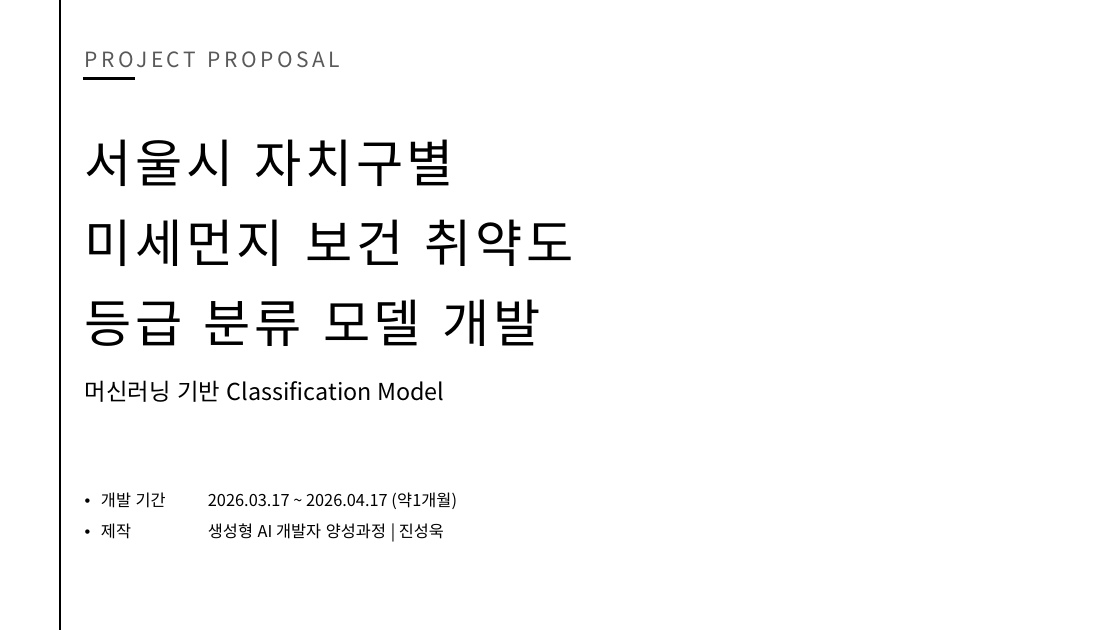
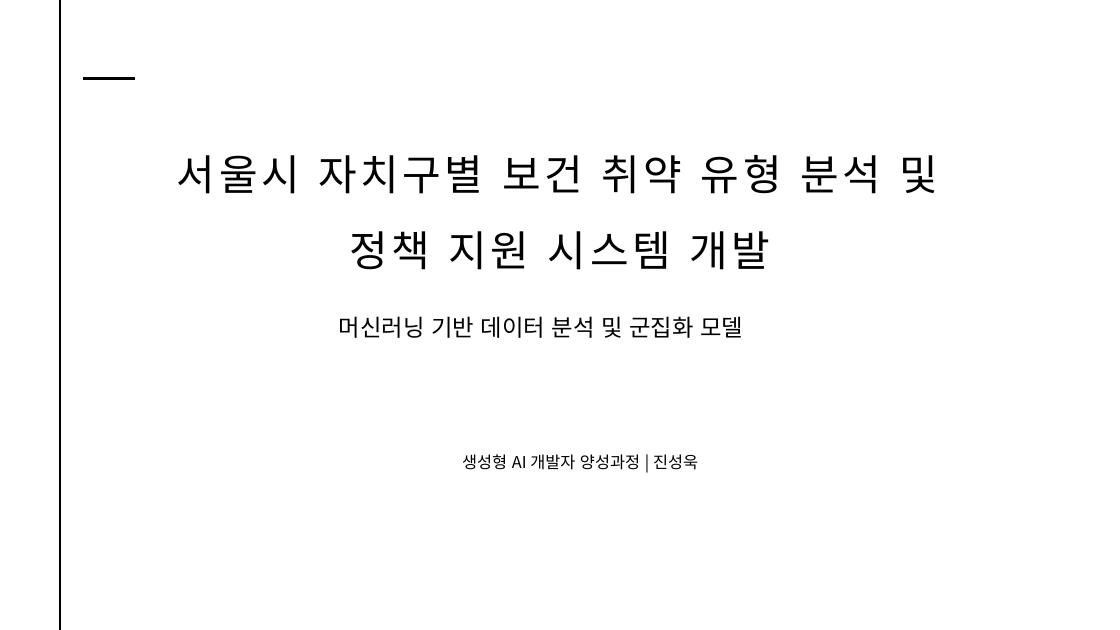
Before and after one commit to seongwook0217/SeongWook, a slide deck: slide 1 of 1차 프로젝트/1. 기획서.pptx. Drawn at 1120x630 pixels with LibreOffice and Linux fonts; fonts in the diff are those of the drawing. Boxes give left, top, right and bottom in pixels: in the first picture for what was removed or moved away, otherwise in the second. Text is boxed around its words. In the diff, an @@ line names an element or a change of style, - is before the commit and + after.

```diff
--- a/1차 프로젝트/1. 기획서.pptx
+++ b/1차 프로젝트/1. 기획서.pptx
@@ text removed at (76,39,370,78) @@
-PROJECT PROPOSAL
@@ text at (177,155,939,270): text changed; size 44 to 36 pt @@
-서울시 자치구별
-미세먼지 보건 취약도
-등급 분류 모델 개발
+서울시 자치구별 보건 취약 유형 분석 및 정책 지원 시스템 개발
@@ text at (339,316,743,338): text changed @@
-머신러닝 기반 Classification Model
+머신러닝 기반 데이터 분석 및 군집화 모델
@@ text "생성형 AI 개발자 양성과정 | ...": place and size @@
-text "생성형 AI 개발자 양성과정 | ..." at (208,523,444,539)
+text "생성형 AI 개발자 양성과정 | ..." at (462,454,698,470)
@@ text removed at (101,492,166,508) @@
-• 개발 기간
@@ text removed at (208,492,457,509) @@
-2026.03.17 ~ 2026.04.17 (약1개월)
@@ text removed at (101,523,131,539) @@
-• 제작
```
Also in this commit, not shown: 3 slides added, 6 slides removed, 2 other files.
